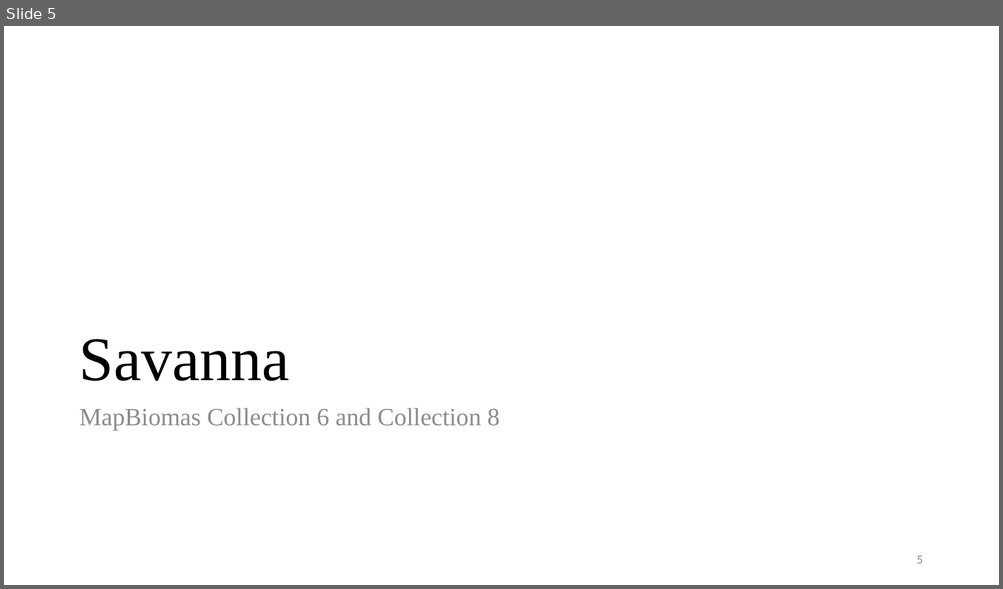
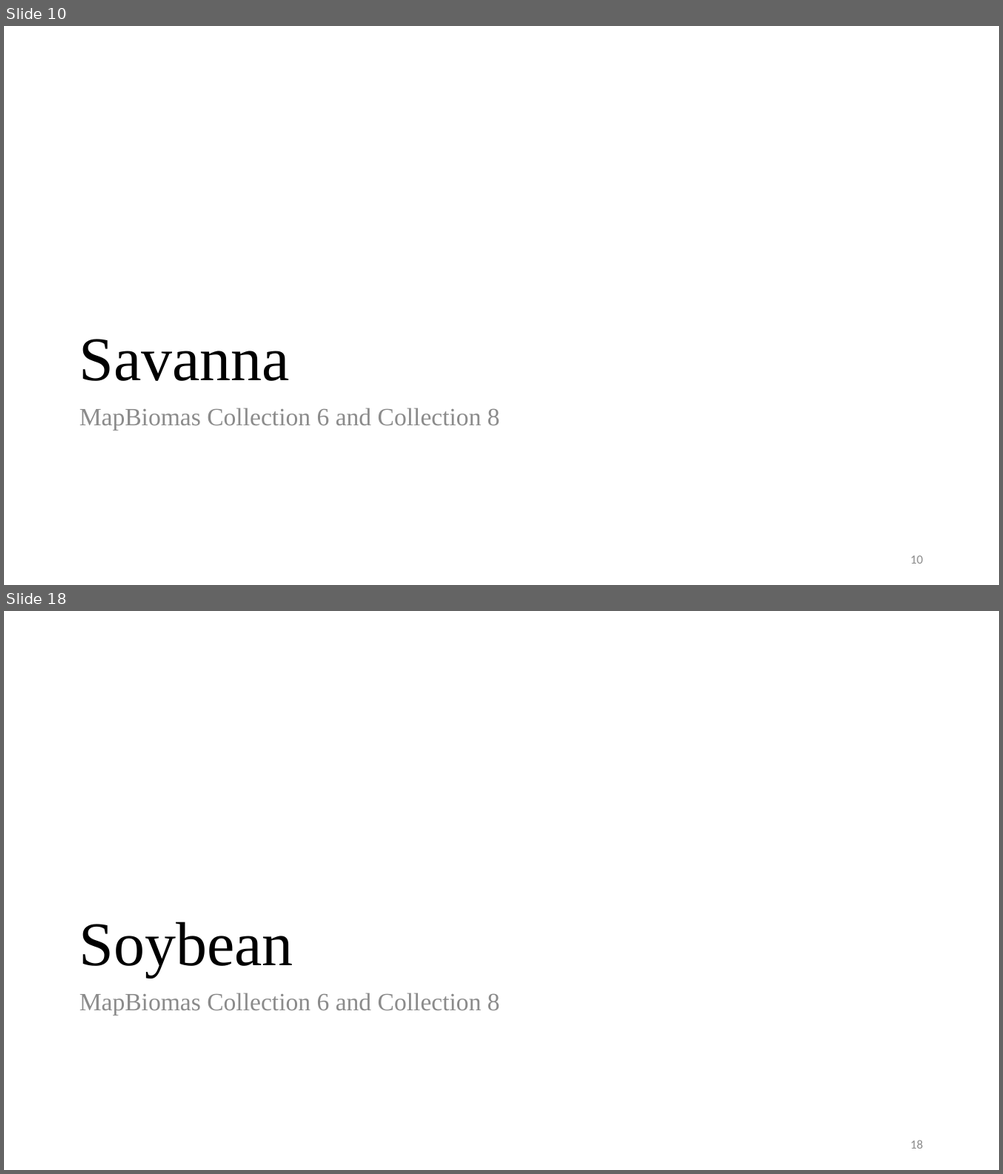
Before and after one commit to antoniovfonseca/compare-time-series, a slide deck: validation_results.pptx. Shown one above the other, each under a label of ours: slide 5 before the commit, slides 10 and 18 after it; the slides between them are not shown. The pictures are 1003x589 and 1003x1174 pixels, drawn with LibreOffice and Linux fonts; fonts in the diff are those of the drawing. Boxes give left, top, right and bottom in pixels: in the first picture for what was removed or moved away, otherwise in the second. Text is boxed around its words. In the diff, an @@ line names an element or a change of style, - is before the commit and + after.

```diff
--- a/validation_results.pptx
+++ b/validation_results.pptx
@@ slide 18 added at (x1=4, y1=611, x2=999, y2=1170), background #FFFFFF @@
@@ title added at (x1=79, y1=922, x2=293, y2=977), 60 pt, text #000000 @@
+Soybean
@@ text added at (x1=79, y1=994, x2=500, y2=1015), 24 pt, text #8C8C8C @@
+MapBiomas Collection 6 and Collection 8
@@ page number added at (x1=910, y1=1140, x2=922, y2=1149), 12 pt, text #8C8C8C @@
+18
@@ what was slide 5 is now slide 10 @@
@@ page number at (x1=910, y1=556, x2=922, y2=564): text changed @@
-5
+10
```
Also in this commit, not shown: 9 slides changed, 11 other slides added, 3 slides removed, 47 other files.
